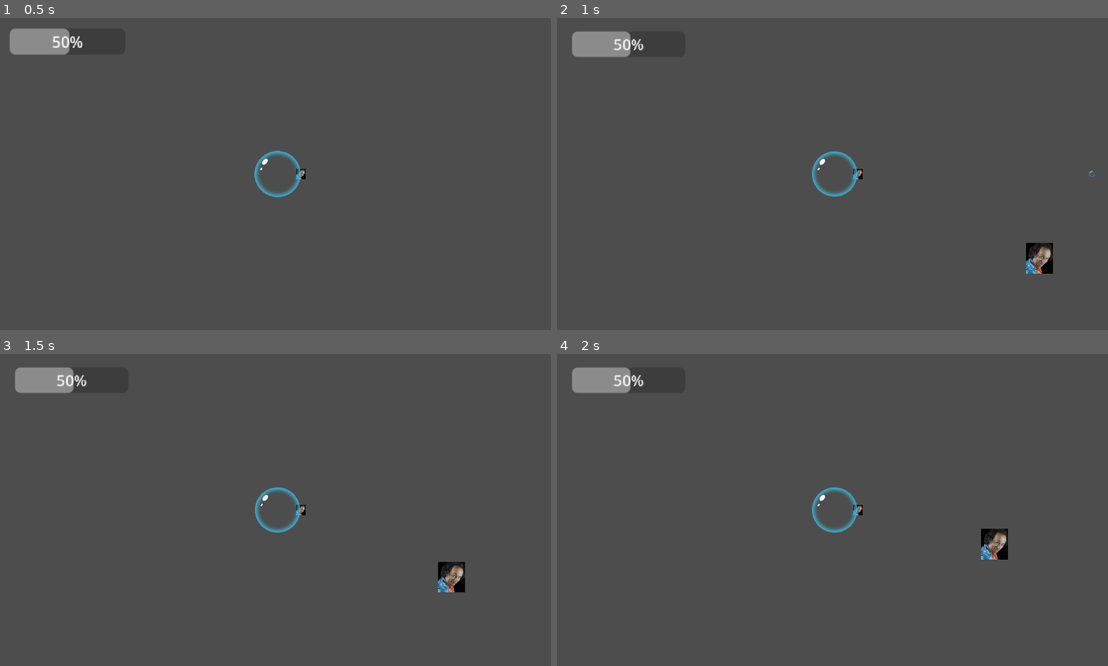
Above: before the commit, frames 1-4 (two rows, left to right).
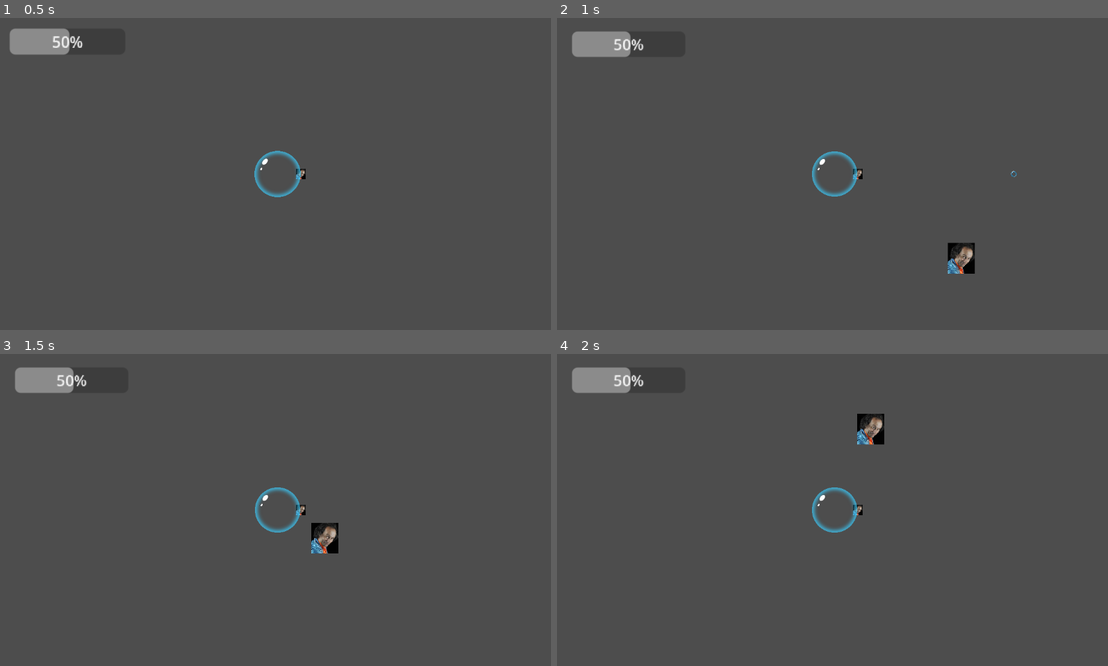
Above: after the commit, the same moments.

Repository: Zodayan/BubbleSurvivor
Game: Godot game, scene res://scenes/game.tscn
Same seed, same stepped clock (60 frames per second), same inputs: the game is played once before the commit and once after it.
Inputs (mouse positions are in pixels of both pictures, inside the frame that each line leads up to):
- Up to frame 1 (0.5 s): no input
- Up to frame 2 (1 s): tap Enter at 0.5 s; move the mouse to (959, 158) at 0.52 s; press the mouse at (959, 158) at 0.53 s; hold Right (right) from 0.53 s (still down)
- Up to frame 3 (1.5 s): move the mouse to (165, 525) at 1.27 s; release Right (right) at 1.28 s; release the mouse at (165, 525) at 1.28 s; hold Down (down) from 1.28 s (still down); click (165, 525) at 1.35 s
- Up to frame 4 (2 s): keep holding Down (down)

Frame 1 is identical in both runs. In frame 2, 0.9% of the frame differs, in the area x 70-98%, y 48-82%; in frame 3, 0.9%; in frame 4, 0.9%.

Commit message:
fix some bugs

Diff:
--- a/bubblesurvior/scripts/Manager/CustomSceneTree.gd
+++ b/bubblesurvior/scripts/Manager/CustomSceneTree.gd
@@ -62,9 +62,9 @@
 
 func startGame():
 
-	listManager = [_sceneManager,_playerManager,_weaponManager,_ennemyManager]
+
+	#Initialisation Joueur
 	_playerManager.resetStat()
-	#Initialisation Joueur
 
 	var player = ResourceLoader.load("res://scenes/bubblePlayer.tscn").instantiate()
 	_playerManager.changeCharacter(player)
@@ -81,7 +81,7 @@
 	_ennemyManager.nbToKill = data.score_pour_boss
 	_ennemyManager.boss = "res://scenes/gros_michel.tscn"
 
-
+	_ennemyManager.resetSpawner()
 
 func gameOver():
 	_sceneManager.clearLevel()
--- a/bubblesurvior/scripts/Manager/EnemyManager.gd
+++ b/bubblesurvior/scripts/Manager/EnemyManager.gd
@@ -34,9 +34,10 @@
 
 		timeElapsed = 0
 
-		if killCount>nbToKill:
+		if killCount>nbToKill && !isBoss:
 
 			_spawnBoss(boss)
+			isBoss = true
 
 		else :
 			var sum : float = 0
@@ -83,3 +84,10 @@
 			plus_proche = ennemi
 
 	return plus_proche
+
+func resetSpawner():
+	nbToKill = 1000
+	killCount = 0
+	timeElapsed = 0
+	wave = []
+	isBoss = false;
--- a/bubblesurvior/scripts/Manager/PlayerManager.gd
+++ b/bubblesurvior/scripts/Manager/PlayerManager.gd
@@ -28,7 +28,8 @@
 
 	hp = 50
 	damage = 10
-	speed = 60
+	speed = 240
+	pos = Vector2(0,0)
 
 func changeCharacter(player : CharacterBody2D):
 	if playerBody :
--- a/bubblesurvior/scripts/Manager/SceneManager.gd
+++ b/bubblesurvior/scripts/Manager/SceneManager.gd
@@ -26,3 +26,6 @@
 		if !(child.is_class("EnnemyManager")||child.is_class("PlayerManager")||child.is_class("WeaponManager")||child.is_class("SceneManager")) :
 
 			_tree.root.remove_child(child)
+
+	_tree._playerManager.playerBody = null
+	_tree._weaponManager._weapon = null
